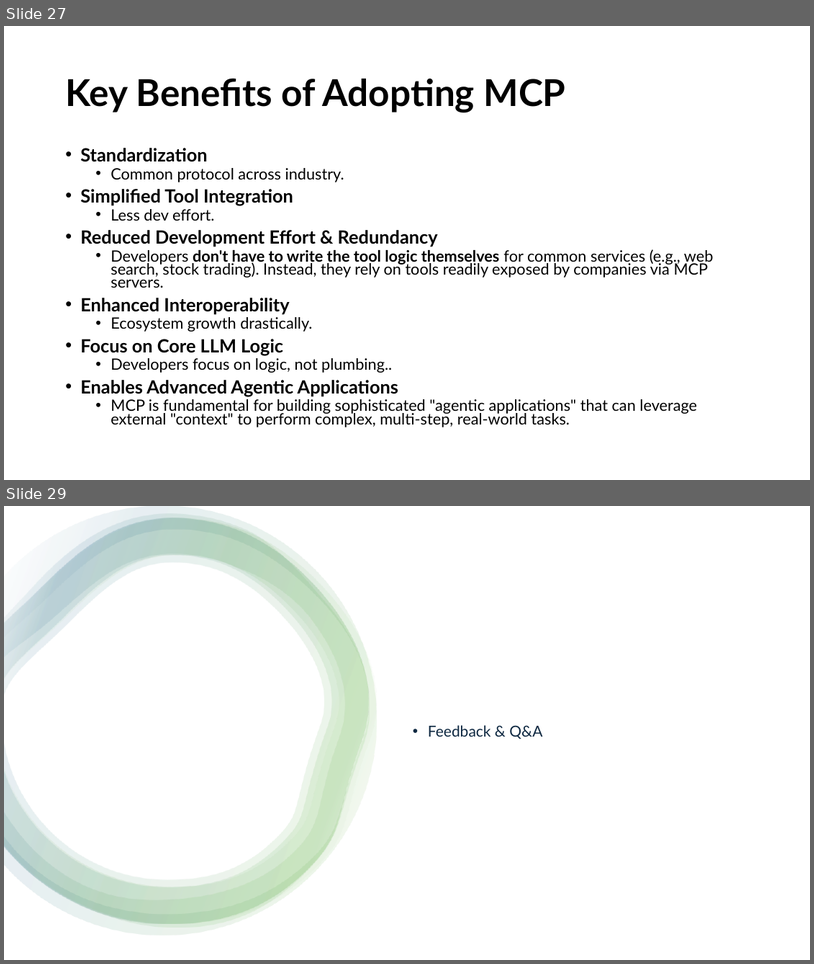
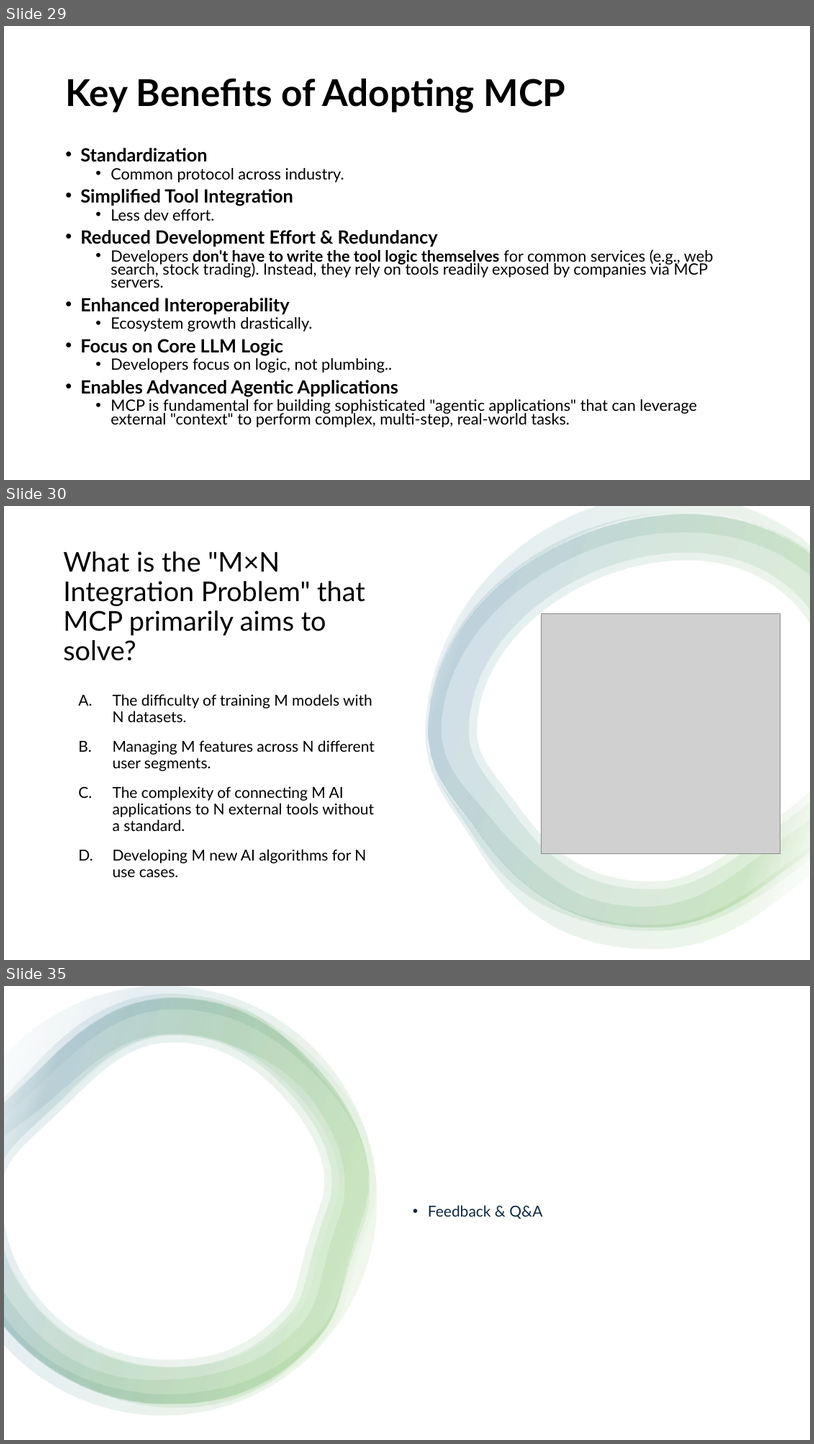
Before and after one commit to aravind07d/Artificial-Intelligent--Presentations, a slide deck: MCP.pptx. Shown one above the other, each under a label of ours: slides 27 and 29 before the commit, slides 29, 30 and 35 after it; the slides between them are not shown. The pictures are 814x964 and 814x1444 pixels, drawn with LibreOffice and Linux fonts; fonts in the diff are those of the drawing; grey boxes stand for pictures. Boxes give left, top, right and bottom in pixels: in the first picture for what was removed or moved away, otherwise in the second. Text is boxed around its words. In the diff, an @@ line names an element or a change of style, - is before the commit and + after.

```diff
--- a/MCP.pptx
+++ b/MCP.pptx
@@ slide 30 added at (x1=4, y1=506, x2=810, y2=960), background #FFFFFF @@
@@ rectangle added at (x1=4, y1=506, x2=810, y2=960), fill #FFFFFF @@
@@ group added at (x1=426, y1=506, x2=810, y2=948): 4 freeform shapes @@
@@ title added at (x1=63, y1=551, x2=365, y2=661), 32.4 pt, text #000000 @@
+What is the "M×N Integration Problem" that MCP primarily aims to solve?
@@ picture added at (x1=541, y1=614, x2=781, y2=853) @@
@@ text added at (x1=113, y1=694, x2=375, y2=877), 18 pt, text #000000 @@
+A. The difficulty of training M models with N datasets.
+B. Managing M features across N different user segments.
+C. The complexity of connecting M AI applications to N external tools without a standard.
+D. Developing M new AI algorithms for N use cases.
@@ what was slide 27 is now slide 29 @@
@@ what was slide 29 is now slide 35 @@
```
Also in this commit, not shown: 2 slides changed, 5 other slides added.
